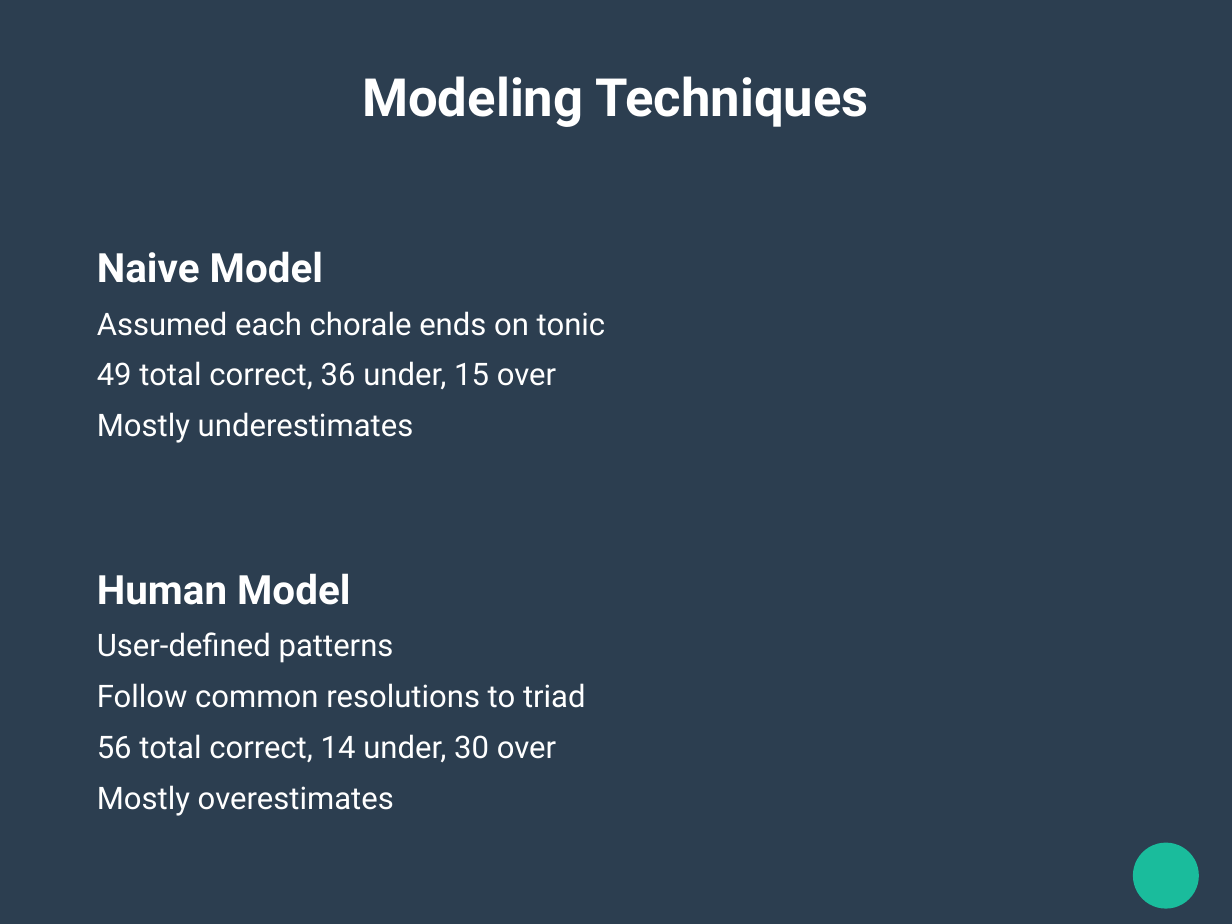
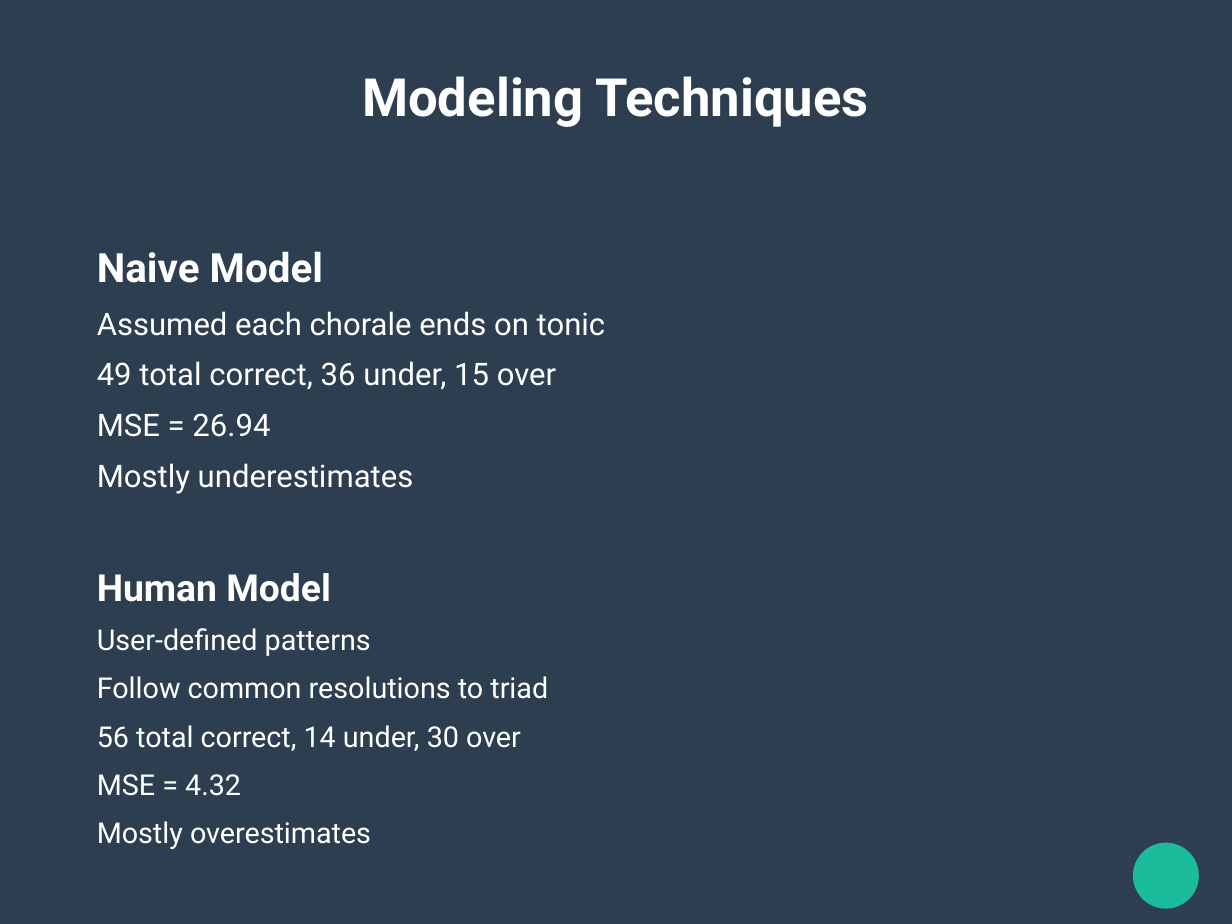
Before and after one commit to nczaban/MathJuniorIS, a slide deck: slide 3 of Presentation.odp. Drawn at 1232x924 pixels with LibreOffice and Linux fonts; fonts in the diff are those of the drawing. Boxes give left, top, right and bottom in pixels: in the first picture for what was removed or moved away, otherwise in the second. Text is boxed around its words. In the diff, an @@ line names an element or a change of style, - is before the commit and + after.

```diff
--- a/Presentation.odp
+++ b/Presentation.odp
@@ text at box(97, 413, 270, 437): paragraph added @@
+MSE = 26.94
@@ text at box(97, 573, 548, 849): size 26 to 24.1 pt in "Human Model"; size 20 to 18.5 pt in "User-defined patterns", "Follow common resolutions to triad", "56 total correct, 14 under, 30 over", "Mostly overestimates" @@
@@ text at box(97, 774, 241, 796): paragraph added @@
+MSE = 4.32
```
Also in this commit, not shown: 3 other slides changed, 3 slides added, 1 other file.
